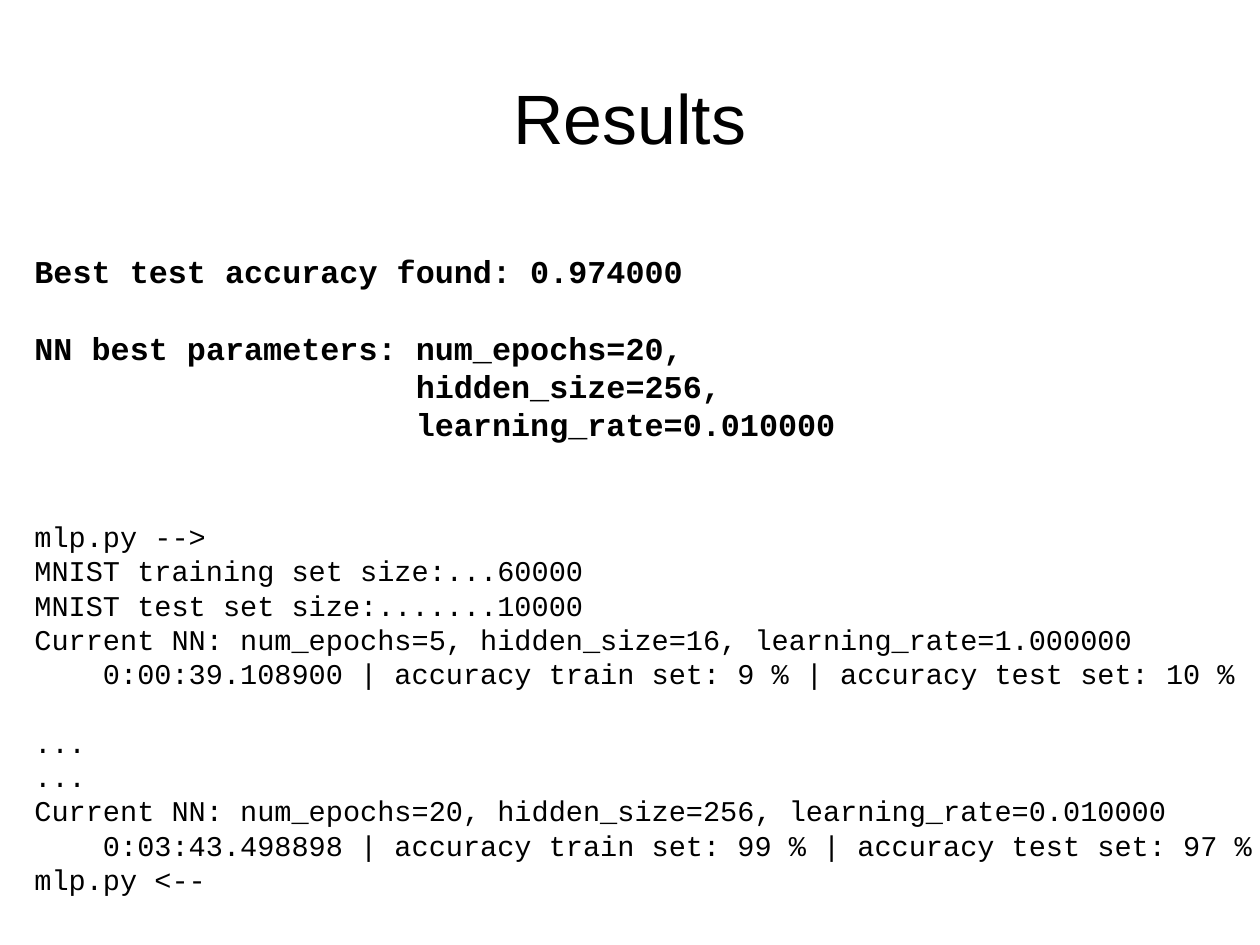
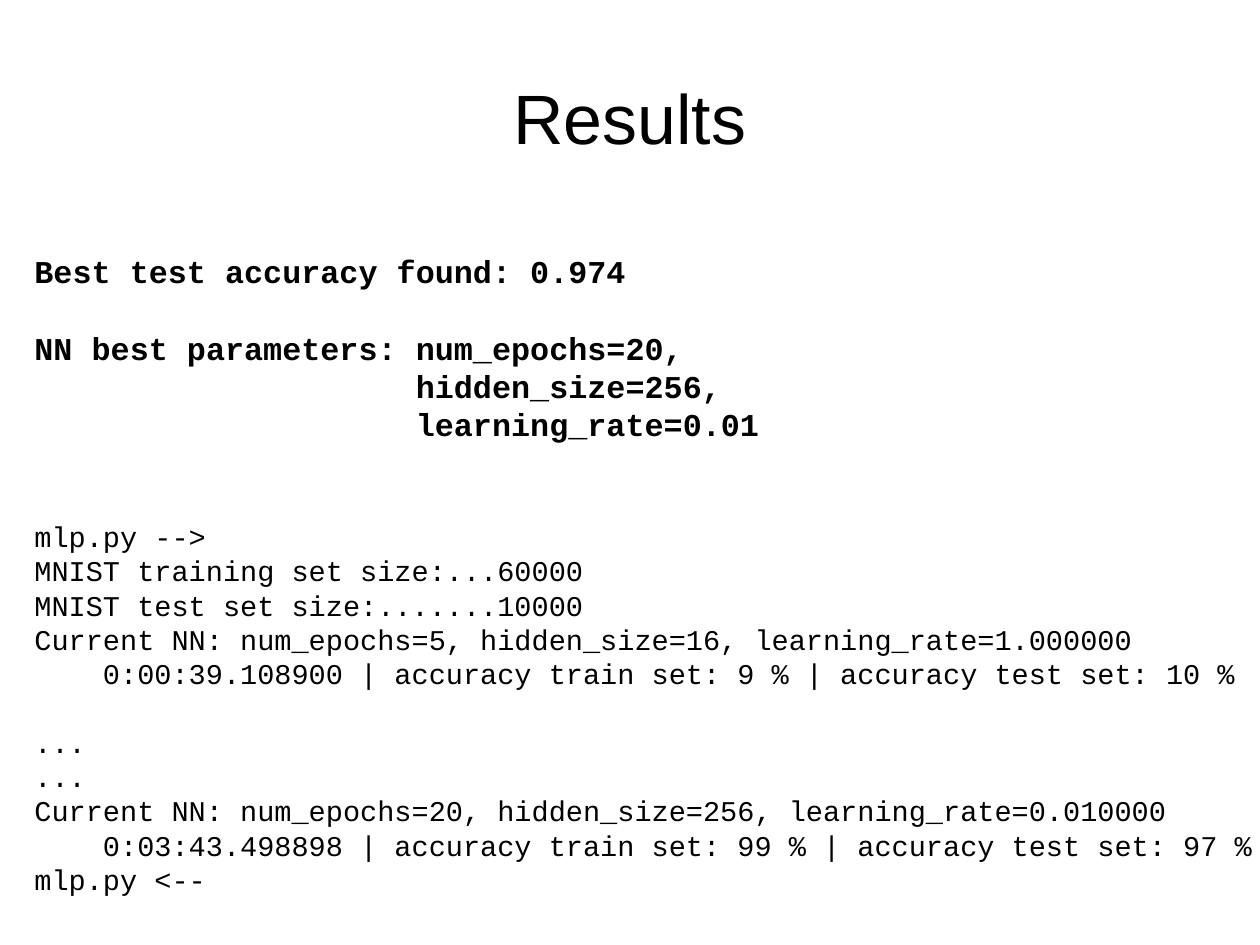
Before and after one commit to lukaszbinden/jmcs-pattern-recognition, a slide deck: slide 5 of Exercise_2b/presentation.pptx. Drawn at 1260x945 pixels with LibreOffice and Linux fonts; fonts in the diff are those of the drawing. Boxes give left, top, right and bottom in pixels: in the first picture for what was removed or moved away, otherwise in the second. Text is boxed around its words. In the diff, an @@ line names an element or a change of style, - is before the commit and + after.

```diff
--- a/Exercise_2b/presentation.pptx
+++ b/Exercise_2b/presentation.pptx
@@ text at (x1=34, y1=260, x2=625, y2=290): text changed @@
-Best test accuracy found: 0.974000
+Best test accuracy found: 0.974
@@ text at (x1=416, y1=413, x2=759, y2=443): text changed @@
-learning_rate=0.010000
+learning_rate=0.01
```
Also in this commit, not shown: 3 other slides changed, 1 slide added, 1 slide removed.
